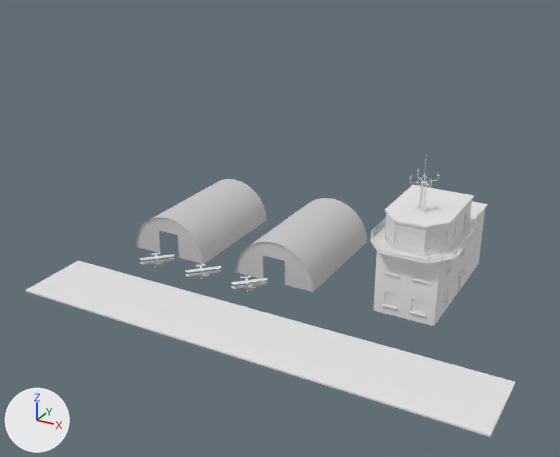
Two versions of the FBX model Assets/Models/Tiles/Airstrip.fbx, one commit apart.
Camera for both pictures: a 50 mm lens placed at (4.14, -7.81, 5.23), pointed at (-0.17, 0.02, 1.32). Lighting does not change. The marker at lower left points along +X, +Y and +Z. Where no turn or scale is listed for an object, it has been applied to the vertices.

Objects in the first picture: 'Cube.001', 'Cylinder001.000', 'Cylinder001.001', 'Spowith_f1_camel vidro.000', 'Spowith_f1_camel vidro.001', 'Spowith_f1_camel vidro.002', 'tower'.
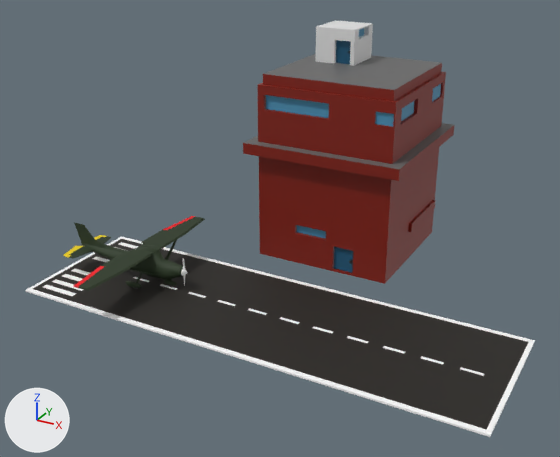
The newer file is also rescaled (x1.014), turned or shifted as a whole; pictures and numbers use the older file's frame.

Location of each change, (x1, y1, x2, y2) in pixels of the pictures (560 x 457 px):
'Cube.001', recoloured, moved, rescaled (white to black, 14% taller)
    before: (25, 261, 515, 437)
    after: (25, 236, 535, 437)
'Storage', added (red)
    after: (243, 20, 455, 284)
'tower', deleted
    before: (371, 155, 488, 326)
'Cylinder001.000', deleted
    before: (236, 198, 367, 293)
'Cylinder001.001', deleted
    before: (136, 179, 267, 264)
'FrontWheel', added
    after: (63, 216, 205, 291)
'Spowith_f1_camel vidro.002', deleted
    before: (230, 275, 268, 292)
'Spowith_f1_camel vidro.000', deleted
    before: (185, 263, 221, 280)
'Spowith_f1_camel vidro.001', deleted
    before: (139, 253, 175, 268)

What the commit changed:
Picture 'airstrip.psd' (img_airstrip_psd) is new.
Material 'Material.001' (mat_material_001) is new.
Its texture is img_airstrip_psd.
Its roughness is 0.69.
Material 'Material.006' (mat_material_006) is new.
Its base color is (0.8, 0.0, 0.00742) (red #e70015).
Its roughness is 0.69.
Material 'Material.005' (mat_material_005) is new.
Its base color is (1.0, 1.0, 1.0) (white #ffffff).
Its roughness is 0.69.
Material 'Material.002' (mat_material_002) is new.
Its base color is (0.0175, 0.0352, 0.011) (dark green #24351b).
Its roughness is 0.69.
Material 'Material.007' (mat_material_007) is new.
Its base color is (0.8, 0.593, 0.0) (yellow #e7ca00).
Its roughness is 0.69.
Material 'Material.003' (mat_material_003) is new.
Its base color is (0.0578, 0.0544, 0.0559) (black #444243).
Its roughness is 0.69.
Material 'HandleDoor_Storage.001' (mat_handledoor_storage_001) is new.
Its base color is (0.0137, 0.0137, 0.0137) (black #1f1f1f).
Its roughness is 0.501.
Material 'Windows_Storage.001' (mat_windows_storage_001) is new.
Its base color is (0.0704, 0.292, 0.479) (blue #4b93b8).
Its roughness is 0.501.
Material 'Door_Storage.001' (mat_door_storage_001) is new.
Its base color is (0.00913, 0.0931, 0.181) (dark blue #185676).
Its roughness is 0.501.
Material 'GrayGround_Storage.001' (mat_grayground_storage_001) is new.
Its base color is (0.133, 0.133, 0.133) (dark grey #666666).
Its roughness is 0.501.
Material 'WhiteColor_Storage.001' (mat_whitecolor_storage_001) is new.
Its base color is (0.776, 0.776, 0.776) (light grey #e4e4e4).
Its roughness is 0.501.
Material 'Color_Storage.001' (mat_color_storage_001) is new.
Its base color is (0.22, 0.0106, 0.00276) (red #811a09).
Its roughness is 0.501.
me_cube_002 has 8 vertices, 6 faces and spans x -1.0..1.0, y -0.95..1.05, z -1.47..0.53.
me_cube_002 now uses material mat_material_001 (picture img_airstrip_psd).
Mesh me_untitled_009 is new.
It has 899 vertices, 1659 faces and spans x -1.57..0.28, y -1.23..1.2, z -0.04..0.54.
Faces by material slot: [756, 8, 44, 82, 769].
It uses material mat_material_003 (black #444243).
It uses material mat_material_006 (red #e70015).
It uses material mat_material_007 (yellow #e7ca00).
It uses material mat_material_005 (white #ffffff).
It uses material mat_material_002 (dark green #24351b).
Mesh me_cube_001 is new.
It has 522 vertices, 512 faces and spans x -1.08..1.11, y -1.11..1.09, z -1.61..1.42.
Faces by material slot: [34, 2, 352, 13, 59, 52].
It uses material mat_handledoor_storage_001 (black #1f1f1f).
It uses material mat_door_storage_001 (dark blue #185676).
It uses material mat_color_storage_001 (red #811a09).
It uses material mat_windows_storage_001 (blue #4b93b8).
It uses material mat_grayground_storage_001 (dark grey #666666).
It uses material mat_whitecolor_storage_001 (light grey #e4e4e4).
Object 'Spowith_f1_camel vidro.001' (ob_spowith_f1_camel_vidro_001) is deleted.
Object 'Spowith_f1_camel vidro.000' (ob_spowith_f1_camel_vidro_000) is deleted.
Object 'tower' (ob_tower) is deleted.
Object 'Cylinder001.000' (ob_cylinder001_000) is deleted.
Object 'Cube.001' (ob_cube_001) moves from (0.01, -1.18, 0.49) to (0.01, -0.74, 0.49).
Object 'Cube.001' (ob_cube_001) is rescaled from (-3.0, -0.495, -0.0103) to (-3.0, -0.958, -0.0103).
Object 'Spowith_f1_camel vidro.002' (ob_spowith_f1_camel_vidro_002) is deleted.
Object 'Cylinder001.001' (ob_cylinder001_001) is deleted.
Object 'FrontWheel' (ob_frontwheel) is new; it shows me_untitled_009.
Its location is (-1.39, -0.67, 0.55).
Object 'Storage' (ob_storage) is new; it shows me_cube_001.
Its location is (0.03, 1.74, 2.09).
